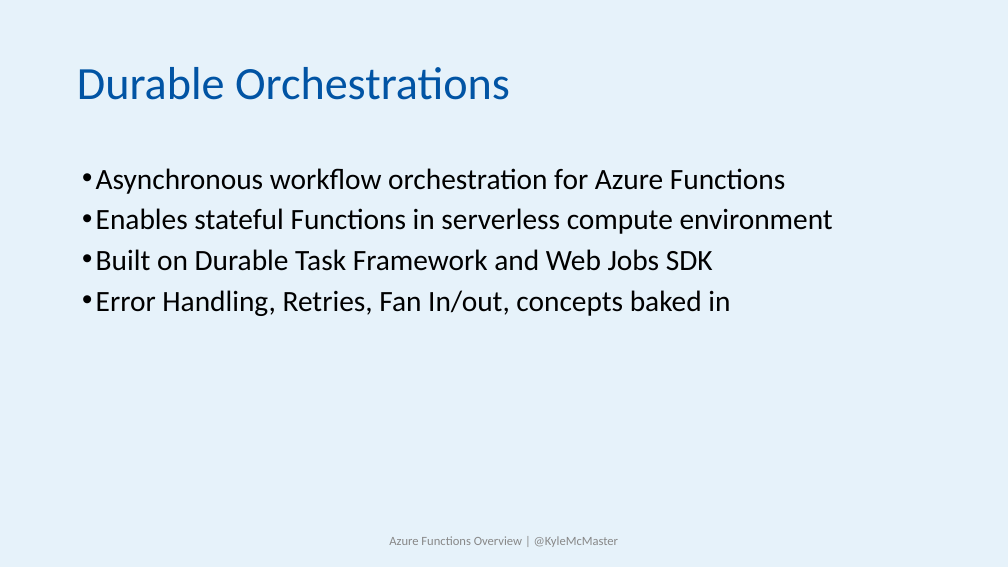
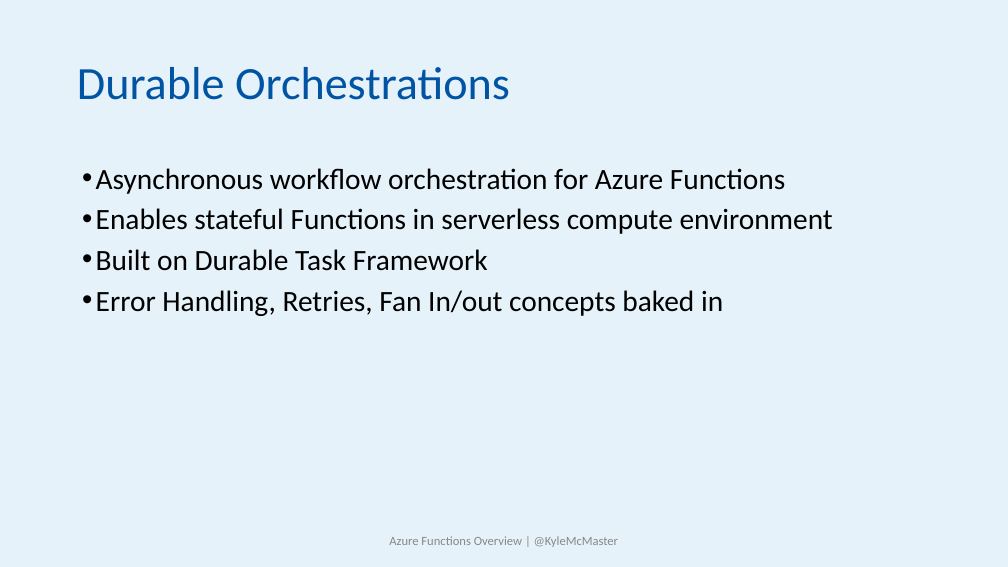
Before and after one commit to KyleMcMaster/AzureFunctionsLunchNLearn, a slide deck: slide 10 of slides/Azure Functions Overview.pptx. Drawn at 1008x567 pixels with LibreOffice and Linux fonts; fonts in the diff are those of the drawing; background and template pictures are left out. Boxes give left, top, right and bottom in pixels: in the first picture for what was removed or moved away, otherwise in the second. Text is boxed around its words. In the diff, an @@ line names an element or a change of style, - is before the commit and + after.

```diff
--- a/slides/Azure Functions Overview.pptx
+++ b/slides/Azure Functions Overview.pptx
@@ text at [96,249,723,316]: text changed @@
-• Built on Durable Task Framework and Web Jobs SDK
-• Error Handling, Retries, Fan In/out, concepts baked in
+• Built on Durable Task Framework
+• Error Handling, Retries, Fan In/out concepts baked in
```
Also in this commit, not shown: 6 other slides changed, 1 other file.
